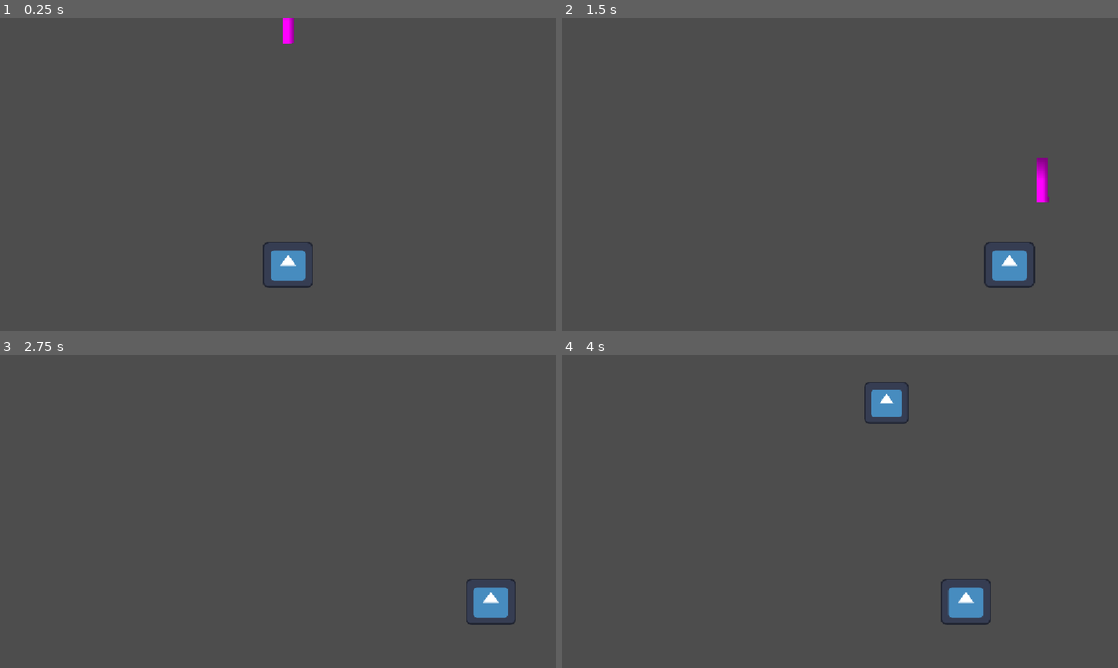
Above: before the commit, frames 1-4 (two rows, left to right).
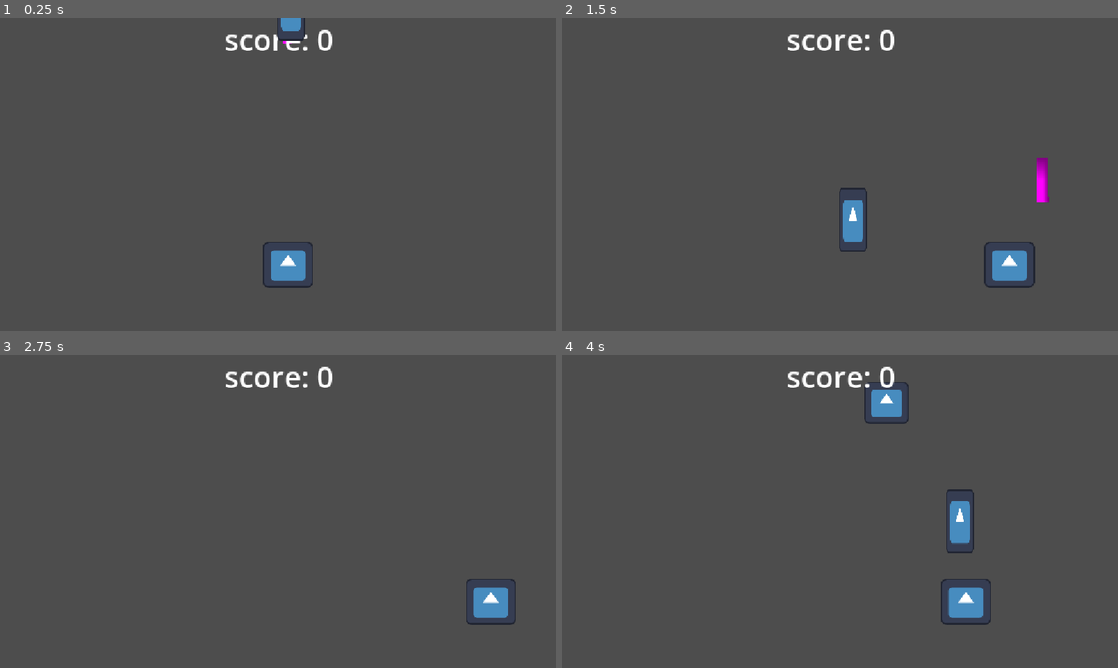
Above: after the commit, the same moments.

Repository: tanst-lang/Zombie-runner
Game: Godot game, scene res://world_scene.tscn
The game is run twice, just before and just after one commit, with the same random seed, the same clock (stepped at 60 frames per second) and the same inputs. The engine's default icon, where the game draws it, is replaced by a stand-in: a white triangle on a blue panel in a dark square.
Inputs:
- Up to frame 1 (0.25 s): no input
- Up to frame 2 (1.5 s): hold Right (player_right) 0.53-1.28 s; tap Space (shoot) at 0.6, 1.35 s; hold Left (player_left) from 1.28 s (still down)
- Up to frame 3 (2.75 s): release Left (player_left) at 2.03 s; hold Right (player_right) from 2.03 s (still down); tap Space (shoot) at 2.1 s
- Up to frame 4 (4 s): tap Space (shoot) at 2.85, 3.6 s; release Right (player_right) at 3.53 s; hold Left (player_left) from 3.53 s (still down)

The runs differ from the first frame. In frame 1, 0.7% of the frame differs, in the area x 40-60%, y 0-11%; in frame 2, 1.1%; in frame 3, 0.5%; in frame 4, 1.1%, in the area x 40-75%, y 3-64%.

Commit message:
enemy spawns and collisions recognised
need to connect signal

Diff:
--- a/zombie-runner/enemy.gd
+++ b/zombie-runner/enemy.gd
@@ -1,6 +1,15 @@
 extends Area2D
 
 var speed = 350
+signal enemy_killed
 
 func _physics_process(delta: float) -> void:
 	position.y+= speed * delta
+
+func _on_area_entered(area: Area2D) -> void:
+	if area is bullet:
+		print("bullet")
+		enemy_killed.emit()
+
+	if area is player:
+		print("player")
--- a/zombie-runner/enemy_scene.tscn
+++ b/zombie-runner/enemy_scene.tscn
@@ -1,8 +1,7 @@
 [gd_scene format=3 uid="uid://c1cnkhjwbj27r"]
 
 [ext_resource type="Script" uid="uid://bimgiq6drcvuw" path="res://enemy.gd" id="1_nbol8"]
-
-[sub_resource type="PlaceholderTexture2D" id="PlaceholderTexture2D_6tghx"]
+[ext_resource type="Texture2D" uid="uid://cutfydom2o770" path="res://icon.svg" id="2_tk0od"]
 
 [sub_resource type="RectangleShape2D" id="RectangleShape2D_ge4e3"]
 size = Vector2(37, 39.5)
@@ -10,9 +9,10 @@
 [node name="enemy" type="Area2D" unique_id=1360148667]
 script = ExtResource("1_nbol8")
 
-[node name="AnimatedSprite2D" type="Sprite2D" parent="." unique_id=776442898]
-scale = Vector2(34.5, 37.5)
-texture = SubResource("PlaceholderTexture2D_6tghx")
+[node name="Sprite2D" type="Sprite2D" parent="." unique_id=2124778724]
+position = Vector2(-1, 0)
+scale = Vector2(0.45703083, 1.042969)
+texture = ExtResource("2_tk0od")
 
 [node name="CollisionShape2D" type="CollisionShape2D" parent="." unique_id=326611041]
 position = Vector2(0.5, 0.25)
--- a/zombie-runner/enemy_spawner.gd
+++ b/zombie-runner/enemy_spawner.gd
@@ -1,10 +1,8 @@
 extends Node2D
-
-@onready var marker: Marker2D= $Marker2D
 
 func _on_timer_timeout() -> void:
 	var enemy = preload("res://enemy_scene.tscn").instantiate()
 	enemy.position.y = 0
-	enemy.position.x = randf_range(1,50) * 20
+	enemy.position.x = randf_range(1,110) * 10
 
 	add_child(enemy)
--- a/zombie-runner/area_2d.gd
+++ b/zombie-runner/global_script.gd
@@ -1,7 +1,8 @@
-extends Area2D
-class_name bullet
+extends Node
 
-const BULLET_SPEED= 25
+var score= 0
+var collision= "none"
+
 # Called when the node enters the scene tree for the first time.
 func _ready() -> void:
 	pass # Replace with function body.
@@ -9,4 +10,4 @@
 
 # Called every frame. 'delta' is the elapsed time since the previous frame.
 func _process(delta: float) -> void:
-	position.y -= BULLET_SPEED
+	pass
--- a/zombie-runner/obstacles_scene.gd
+++ b/zombie-runner/obstacles_scene.gd
@@ -8,8 +8,5 @@
 
 
 func _on_area_entered(area: Area2D) -> void:
-	if area is bullet:
-		print("bullet")
-
 	if area is player:
 		print("player")
--- a/zombie-runner/obstacles_spawner.gd
+++ b/zombie-runner/obstacles_spawner.gd
@@ -1,6 +1,4 @@
 extends Node2D
-
-@onready var marker: Marker2D = $Marker2D
 
 func _on_timer_timeout() -> void:
 	var obstacles = preload("res://obstacles_scene.tscn").instantiate()
--- a/zombie-runner/player_scene.gd
+++ b/zombie-runner/player_scene.gd
@@ -4,6 +4,9 @@
 @onready var bullet_prefab = preload("res://bullet_scene.tscn")
 const SPEED = 10
 var ammo = 2
+
+func _ready() -> void:
+	pass
 
 func _process(delta: float) -> void:
 	if Input.is_action_pressed("player_left") and position.x > 1:
--- a/zombie-runner/project.godot
+++ b/zombie-runner/project.godot
@@ -14,6 +14,10 @@
 run/main_scene="uid://cik1db6dcm3hx"
 config/features=PackedStringArray("4.7", "GL Compatibility")
 config/icon="res://icon.svg"
+
+[autoload]
+
+GlobalScript="*uid://b36105ui1sfb6"
 
 [display]
 
--- a/zombie-runner/world.gd
+++ b/zombie-runner/world.gd
@@ -1,11 +1,17 @@
 extends Node2D
 
-
+var score= 0
 # Called when the node enters the scene tree for the first time.
 func _ready() -> void:
-	pass # Replace with function body.
+	_update_ui()
 
 
 # Called every frame. 'delta' is the elapsed time since the previous frame.
 func _process(delta: float) -> void:
 	pass
+
+func _update_ui():
+	$game_ui/score_label.text = "score: " + str(score)
+
+func _on_enemy_enemy_killed() -> void:
+	score += 10
--- a/zombie-runner/world_scene.tscn
+++ b/zombie-runner/world_scene.tscn
@@ -1,11 +1,20 @@
 [gd_scene format=3 uid="uid://cik1db6dcm3hx"]
 
+[ext_resource type="Script" uid="uid://b8vs2bpj8iumv" path="res://world.gd" id="1_cbn5i"]
 [ext_resource type="PackedScene" uid="uid://blg0gumwuixav" path="res://player_scene.tscn" id="1_vbdgo"]
 [ext_resource type="Script" uid="uid://dypd7otegk3si" path="res://obstacles_spawner.gd" id="2_77iun"]
 [ext_resource type="Script" uid="uid://ho2g5cllo3qf" path="res://enemy_spawner.gd" id="3_77iun"]
 [ext_resource type="PackedScene" uid="uid://dnaevhn75frux" path="res://bullet_scene.tscn" id="4_ijqok"]
+[ext_resource type="PackedScene" uid="uid://c1cnkhjwbj27r" path="res://enemy_scene.tscn" id="6_3gybg"]
+
+[sub_resource type="SystemFont" id="SystemFont_ge4e3"]
+
+[sub_resource type="Theme" id="Theme_6tghx"]
+default_font = SubResource("SystemFont_ge4e3")
+default_font_size = 61
 
 [node name="world" type="Node2D" unique_id=353233387]
+script = ExtResource("1_cbn5i")
 
 [node name="CharacterBody2D" parent="." unique_id=1844742056 instance=ExtResource("1_vbdgo")]
 position = Vector2(597, 511)
@@ -20,9 +29,6 @@
 wait_time = 3.0
 autostart = true
 
-[node name="Marker2D" type="Marker2D" parent="obstacles_spawner" unique_id=1037602781]
-position = Vector2(486, -44)
-
 [node name="enemy spawner" type="Node2D" parent="." unique_id=1535173030]
 script = ExtResource("3_77iun")
 
@@ -30,6 +36,29 @@
 wait_time = 3.0
 autostart = true
 
-[node name="Marker2D" type="Marker2D" parent="enemy spawner" unique_id=877401976]
+[node name="game_ui" type="Control" parent="." unique_id=978315638]
+layout_mode = 3
+anchors_preset = 0
+offset_right = 1161.0
+offset_bottom = 650.0
+theme = SubResource("Theme_6tghx")
+
+[node name="score_label" type="Label" parent="game_ui" unique_id=1379286506]
+layout_mode = 0
+offset_right = 1157.0
+offset_bottom = 89.0
+text = "Score: 000"
+horizontal_alignment = 1
+vertical_alignment = 1
+
+[node name="ammo_label" type="Label" parent="game_ui" unique_id=2067142503]
+layout_mode = 0
+offset_right = 40.0
+offset_bottom = 84.0
+
+[node name="enemy" parent="." unique_id=1360148667 instance=ExtResource("6_3gybg")]
+position = Vector2(604, -107)
 
 [connection signal="timeout" from="obstacles_spawner/Timer" to="obstacles_spawner" method="_on_timer_timeout"]
+[connection signal="timeout" from="enemy spawner/Timer" to="enemy spawner" method="_on_timer_timeout"]
+[connection signal="enemy_killed" from="enemy" to="." method="_on_enemy_enemy_killed"]
Not shown, removed: zombie-runner/area_2d.gd.uid
Not shown, added: zombie-runner/global_script.gd.uid
